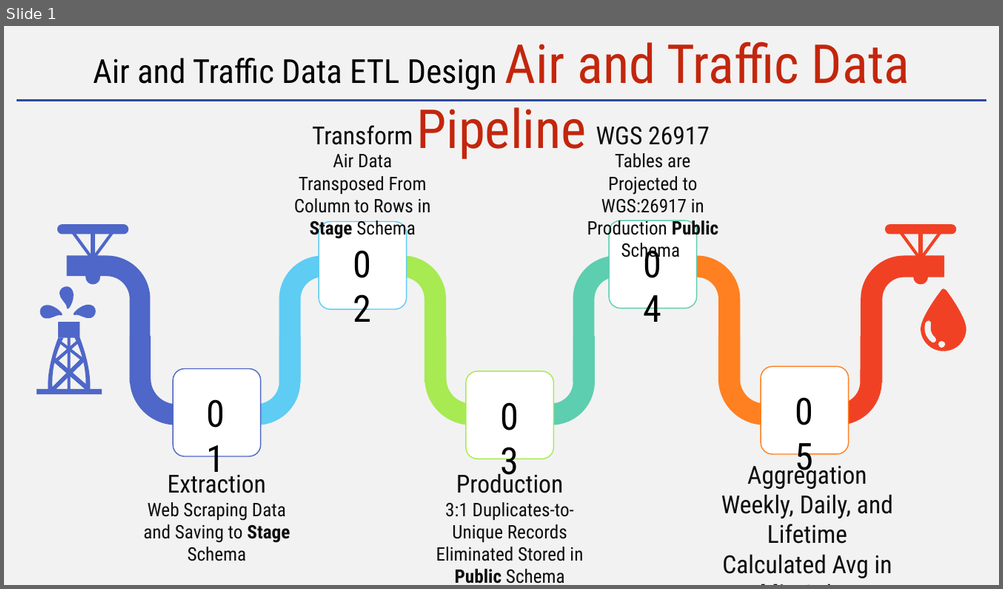
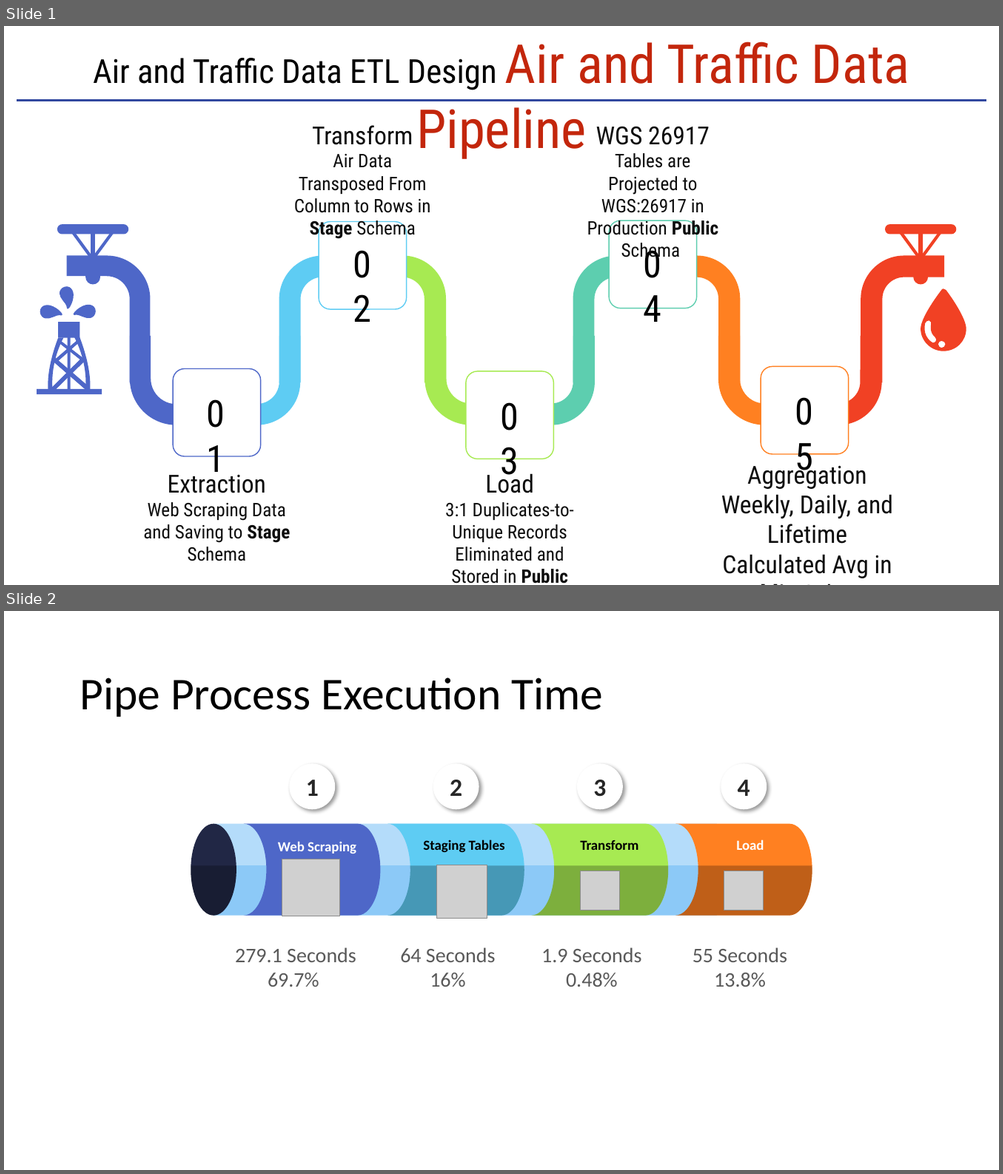
Before and after one commit to shalabyamr/Web_Maps_with_Auto_ML_Forecasts, a slide deck: Report/Pipeline_Process.pptx. Shown one above the other, each under a label of ours: slide 1 before the commit, slides 1 and 2 after it. The pictures are 1003x589 and 1003x1174 pixels, drawn with LibreOffice and Linux fonts; fonts in the diff are those of the drawing; grey boxes stand for pictures. Boxes give left, top, right and bottom in pixels: in the first picture for what was removed or moved away, otherwise in the second. Text is boxed around its words. In the diff, an @@ line names an element or a change of style, - is before the commit and + after.

Commit message:
Added Pipeline_Process.pptx to illustrate pipeline steps.

```diff
--- a/Report/Pipeline_Process.pptx
+++ b/Report/Pipeline_Process.pptx
@@ slide 2 added at box(4, 611, 999, 1170), background #FFFFFF @@
@@ title added at box(79, 678, 603, 717), 44 pt, text #000000 @@
+Pipe Process Execution Time
@@ ellipse added at box(289, 764, 335, 809), fill #FFFFFF, 24 pt, text #262626, bold @@
+1
@@ ellipse added at box(433, 764, 478, 809), fill #FFFFFF, 24 pt, text #262626, bold @@
+2
@@ ellipse added at box(577, 764, 623, 809), fill #FFFFFF, 24 pt, text #262626, bold @@
+3
@@ ellipse added at box(721, 764, 766, 809), fill #FFFFFF, 24 pt, text #262626, bold @@
+4
@@ freeform shape added at box(190, 823, 236, 915), fill #212745 @@
@@ rectangle added at box(213, 823, 717, 915), fill #B4DCFA @@
@@ flow chart online storage added at box(244, 823, 380, 915), fill #4E67C8 @@
@@ flow chart online storage added at box(387, 823, 524, 915), fill #5ECCF3 @@
@@ flow chart online storage added at box(532, 823, 668, 915), fill #A7EA52 @@
@@ flow chart online storage added at box(675, 823, 812, 915), fill #FF8021 @@
@@ text added at box(278, 841, 356, 854), 13.5 pt, text #FFFFFF, bold @@
+Web Scraping
@@ text added at box(423, 840, 505, 853), 13.5 pt, text #000000, bold @@
+Staging Tables
@@ text added at box(580, 840, 638, 850), 13.5 pt, text #000000, bold @@
+Transform
@@ text added at box(736, 840, 763, 850), 13.5 pt, text #FFFFFF, bold @@
+Load
@@ freeform shape added at box(190, 866, 236, 916), fill #000000 at 25% opacity @@
@@ rectangle added at box(213, 866, 717, 915), fill #8CC9F7 @@
@@ picture added at box(282, 860, 340, 917) @@
@@ freeform shape added at box(387, 866, 524, 916), fill #000000 at 25% opacity @@
@@ picture added at box(437, 866, 487, 918) @@
@@ freeform shape added at box(532, 866, 668, 916), fill #000000 at 25% opacity @@
@@ picture added at box(580, 871, 619, 910) @@
@@ freeform shape added at box(675, 866, 812, 916), fill #000000 at 25% opacity @@
@@ picture added at box(724, 871, 762, 910) @@
@@ text added at box(235, 948, 356, 987), 20 pt, text #595959 @@
+279.1 Seconds
+69.7%
@@ text added at box(400, 948, 495, 987), 20 pt, text #595959 @@
+64 Seconds
+16%
@@ text added at box(541, 948, 642, 987), 20 pt, text #595959 @@
+1.9 Seconds
+0.48%
@@ text added at box(692, 948, 787, 987), 20 pt, text #595959 @@
+55 Seconds
+13.8%
@@ slide 1 changed as well @@
@@ background #F2F2F2 to #FFFFFF @@
@@ text at box(445, 470, 574, 584): text changed @@
-Production
-3:1 Duplicates-to-Unique Records Eliminated Stored in Public Schema
+Load
+3:1 Duplicates-to-Unique Records Eliminated and Stored in Public Schema
```
